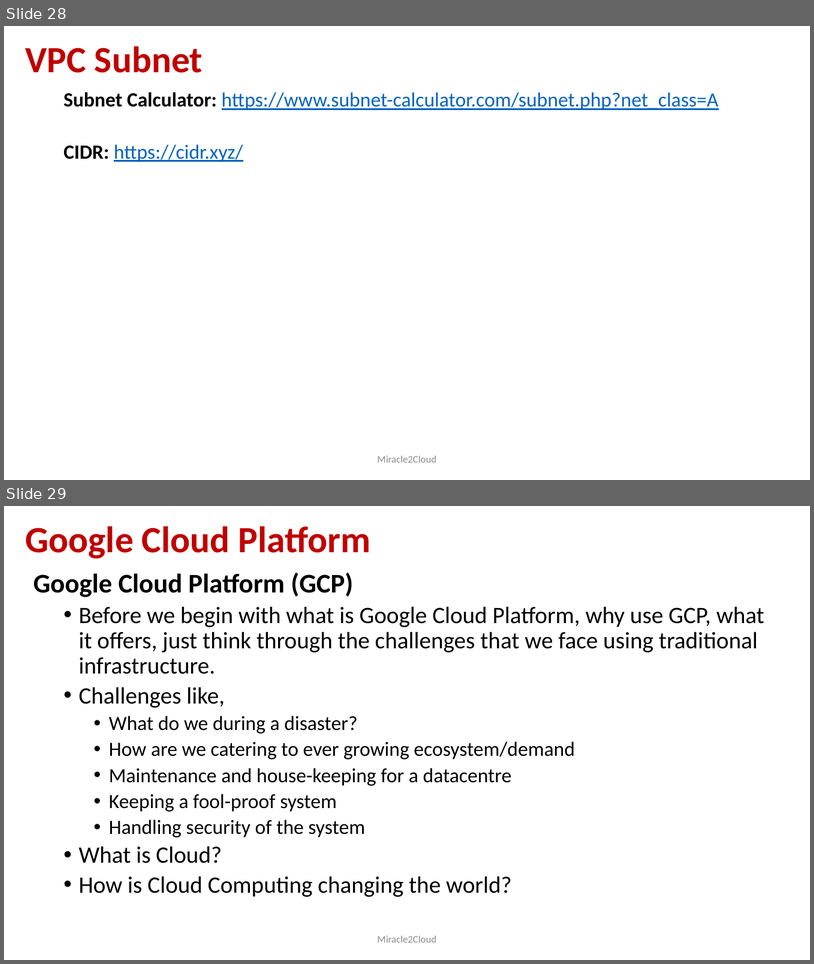
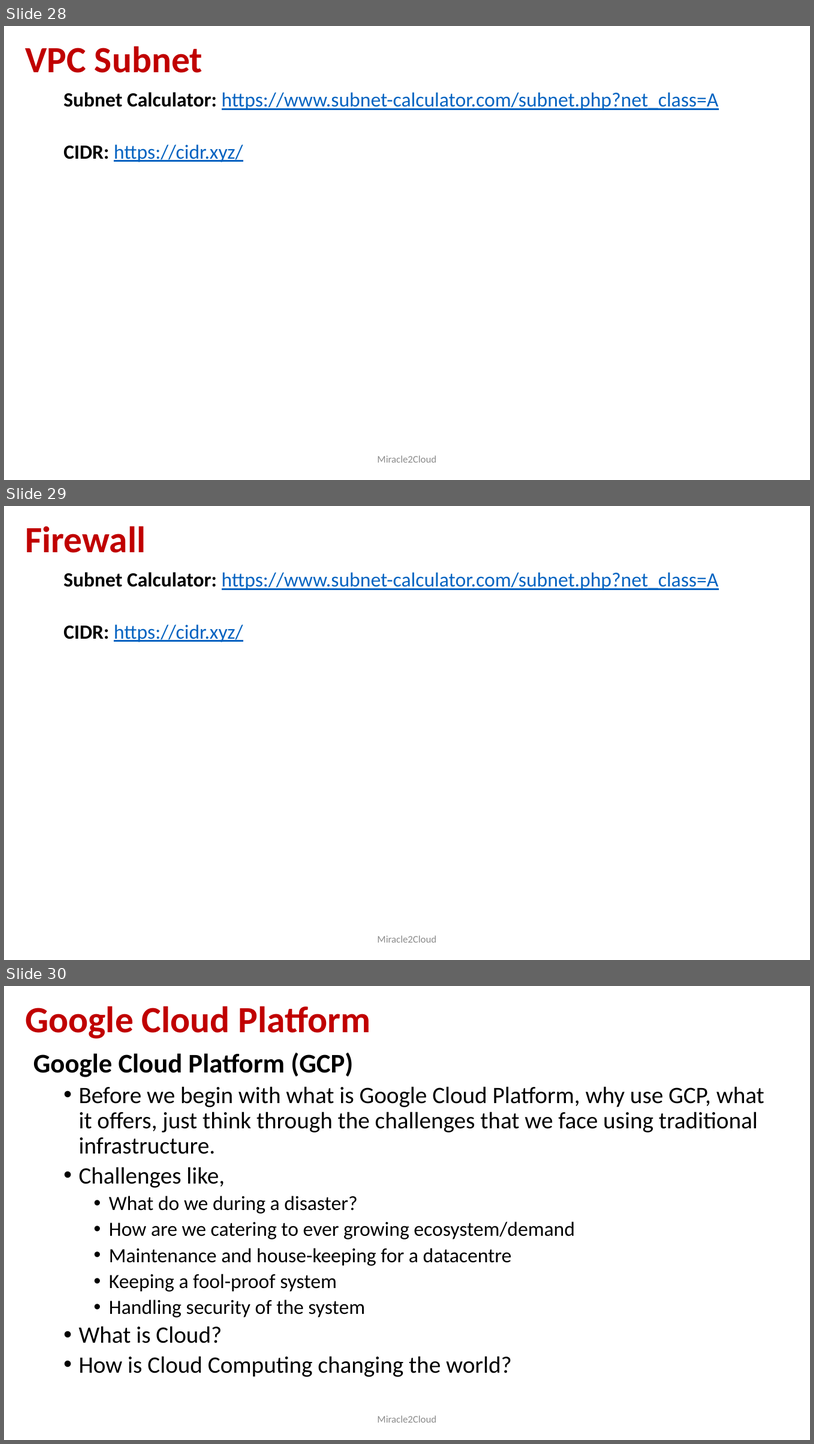
Before and after one commit to miracle2cloud/gcp, a slide deck: Google Cloud Platform.pptx. Shown one above the other, each under a label of ours: slides 28 and 29 before the commit, slides 28, 29 and 30 after it. The pictures are 814x964 and 814x1444 pixels, drawn with LibreOffice and Linux fonts; fonts in the diff are those of the drawing. Boxes give left, top, right and bottom in pixels: in the first picture for what was removed or moved away, otherwise in the second. Text is boxed around its words. In the diff, an @@ line names an element or a change of style, - is before the commit and + after.

```diff
--- a/Google Cloud Platform.pptx
+++ b/Google Cloud Platform.pptx
@@ slide 29 added at <box>4,506,810,960</box>, background #FFFFFF @@
@@ title added at <box>25,526,146,553</box>, 44 pt, text #C00000, bold @@
+Firewall
@@ text added at <box>63,572,719,642</box>, 24 pt, text #0563C1, underline @@
+  Subnet Calculator: https://www.subnet-calculator.com/subnet.php?net_class=A
+  CIDR: https://cidr.xyz/
@@ text added at <box>377,935,437,942</box>, 12 pt, text #8C8C8C @@
+Miracle2Cloud
@@ what was slide 29 is now slide 30 @@
```
Also in this commit, not shown: 1 other file.
